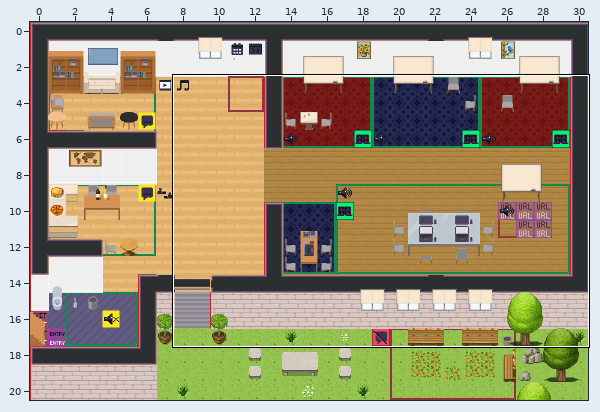
One commit to this Tiled map (JSON): maps/map.tmj. Above: a wide view before the commit, with the close-up outlined.
Close-up. Earlier state:
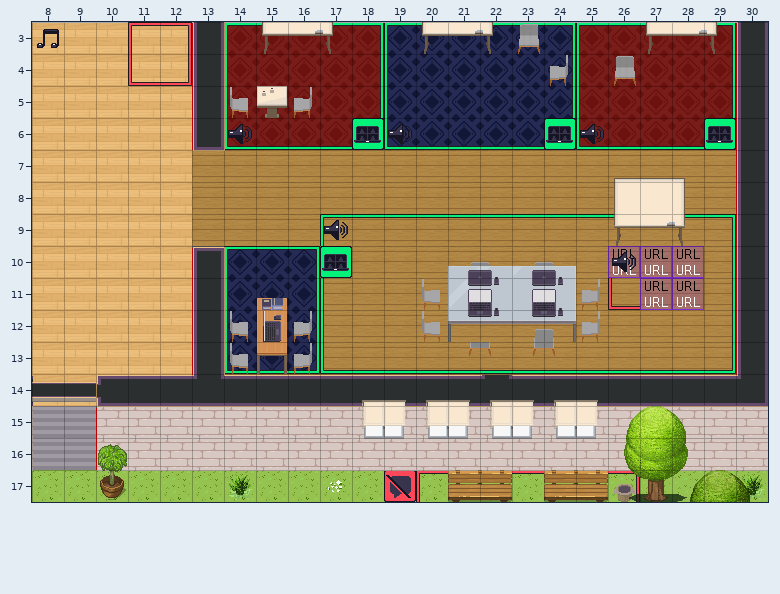
Cells are 32x32 px. Shown: x 8..30, y 3..17.
And afterwards:
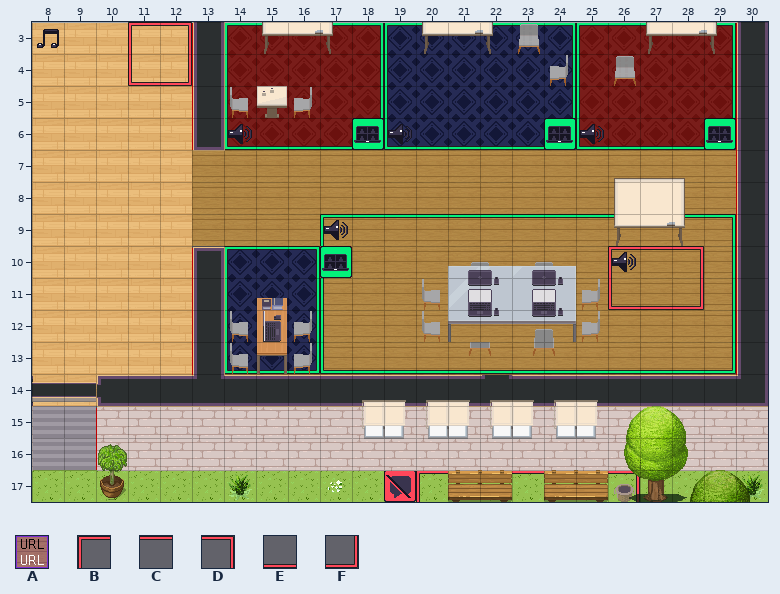
Key: from "Chunk 1": A 23, B 26, C 27, D 28, E 31, F 32.
_ is an empty cell.
See-through tiles are keyed as they look on the map.
Difference:
Layer "floor/floor zones":
y 10: x 26..28 AAA -> BCD
y 11: x 27..28 AA -> EF
Where, in picture pixels (left, top, right, bottom), the same in both close-ups:
changed: (608, 246, 704, 310)
